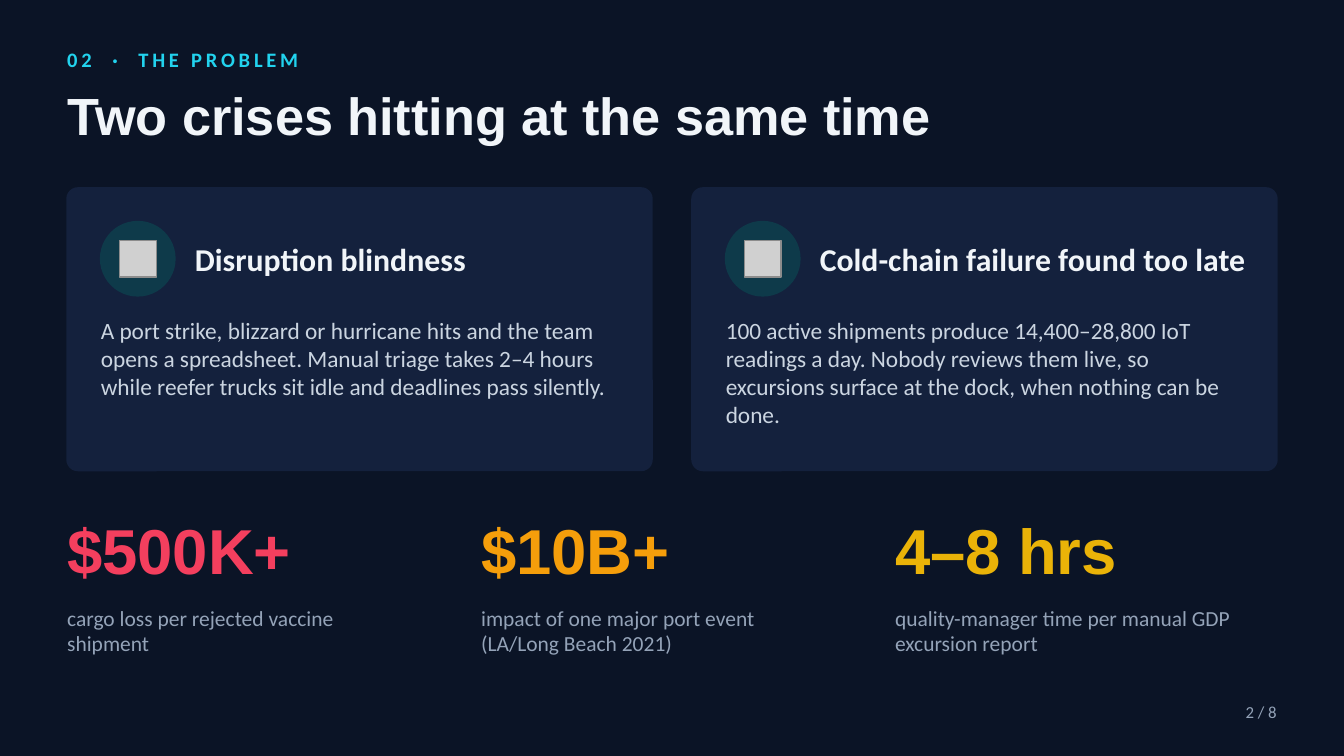
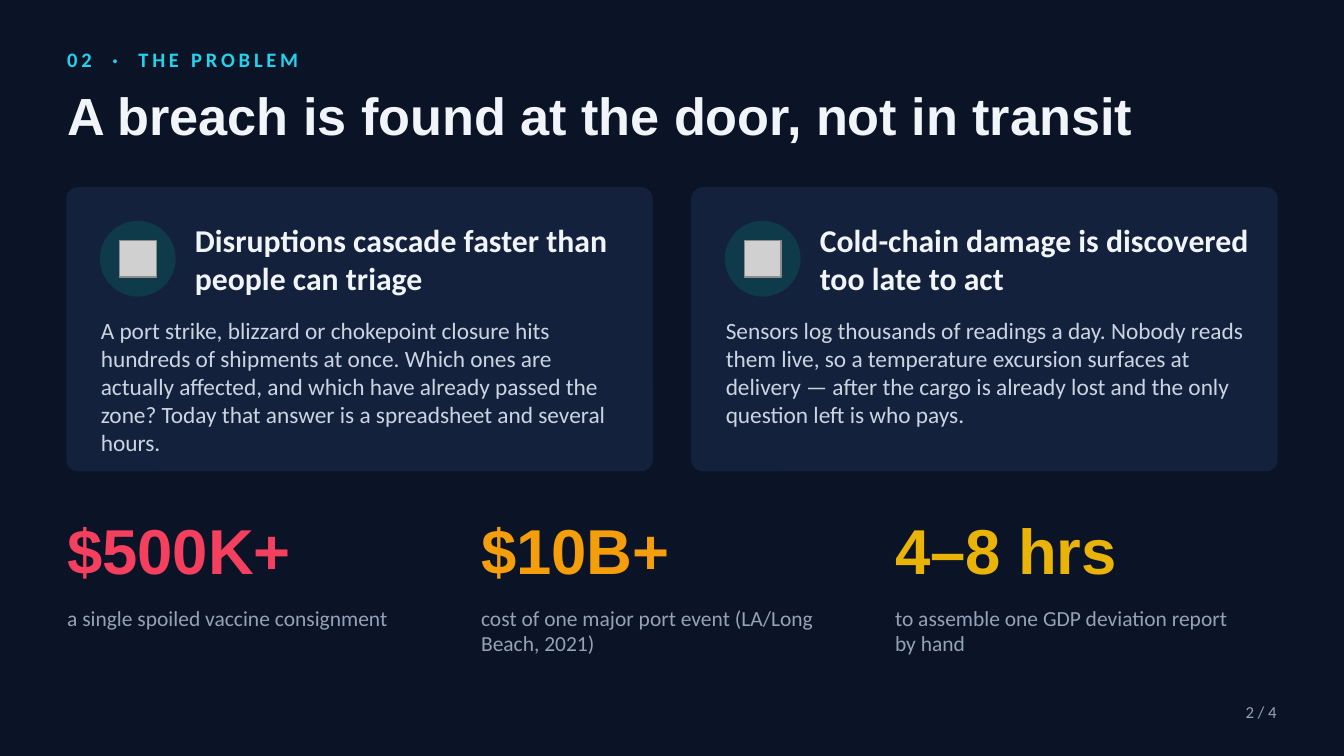
Before and after one commit to priyank-projectwork/bob-ai-hackathon-error-fellows, a slide deck: slide 2 of presentation/slides.pptx. Drawn at 1344x756 pixels with LibreOffice and Linux fonts; fonts in the diff are those of the drawing; grey boxes stand for pictures. Boxes give left, top, right and bottom in pixels: in the first picture for what was removed or moved away, otherwise in the second. Text is boxed around its words. In the diff, an @@ line names an element or a change of style, - is before the commit and + after.

```diff
--- a/presentation/slides.pptx
+++ b/presentation/slides.pptx
@@ text at [67, 97, 1132, 143]: text changed @@
-Two crises hitting at the same time
+A breach is found at the door, not in transit
@@ text at [195, 229, 607, 296]: text changed @@
-Disruption blindness
+Disruptions cascade faster than people can triage
@@ text at [820, 229, 1248, 291]: text changed @@
-Cold-chain failure found too late
+Cold-chain damage is discovered too late to act
@@ text at [101, 323, 605, 451]: text changed @@
-A port strike, blizzard or hurricane hits and the team opens a spreadsheet. Manual triage takes 2–4 hours while reefer trucks sit idle and deadlines pass silently.
+A port strike, blizzard or chokepoint closure hits hundreds of shipments at once. Which ones are actually affected, and which have already passed the zone? Today that answer is a spreadsheet and several hours.
@@ text at [726, 323, 1243, 427]: text changed @@
-100 active shipments produce 14,400–28,800 IoT readings a day. Nobody reviews them live, so excursions surface at the dock, when nothing can be done.
+Sensors log thousands of readings a day. Nobody reads them live, so a temperature excursion surfaces at delivery — after the cargo is already lost and the only question left is who pays.
@@ text at [67, 611, 387, 630]: text changed @@
-cargo loss per rejected vaccine shipment
+a single spoiled vaccine consignment
@@ text at [481, 610, 813, 654]: text changed @@
-impact of one major port event (LA/Long Beach 2021)
+cost of one major port event (LA/Long Beach, 2021)
@@ text at [895, 611, 1227, 655]: text changed @@
-quality-manager time per manual GDP excursion report
+to assemble one GDP deviation report by hand
@@ text at [1246, 707, 1277, 718]: text changed @@
-2 / 8
+2 / 4
```
Also in this commit, not shown: 2 other slides changed, 1 slide added, 5 slides removed, 1 other file.
